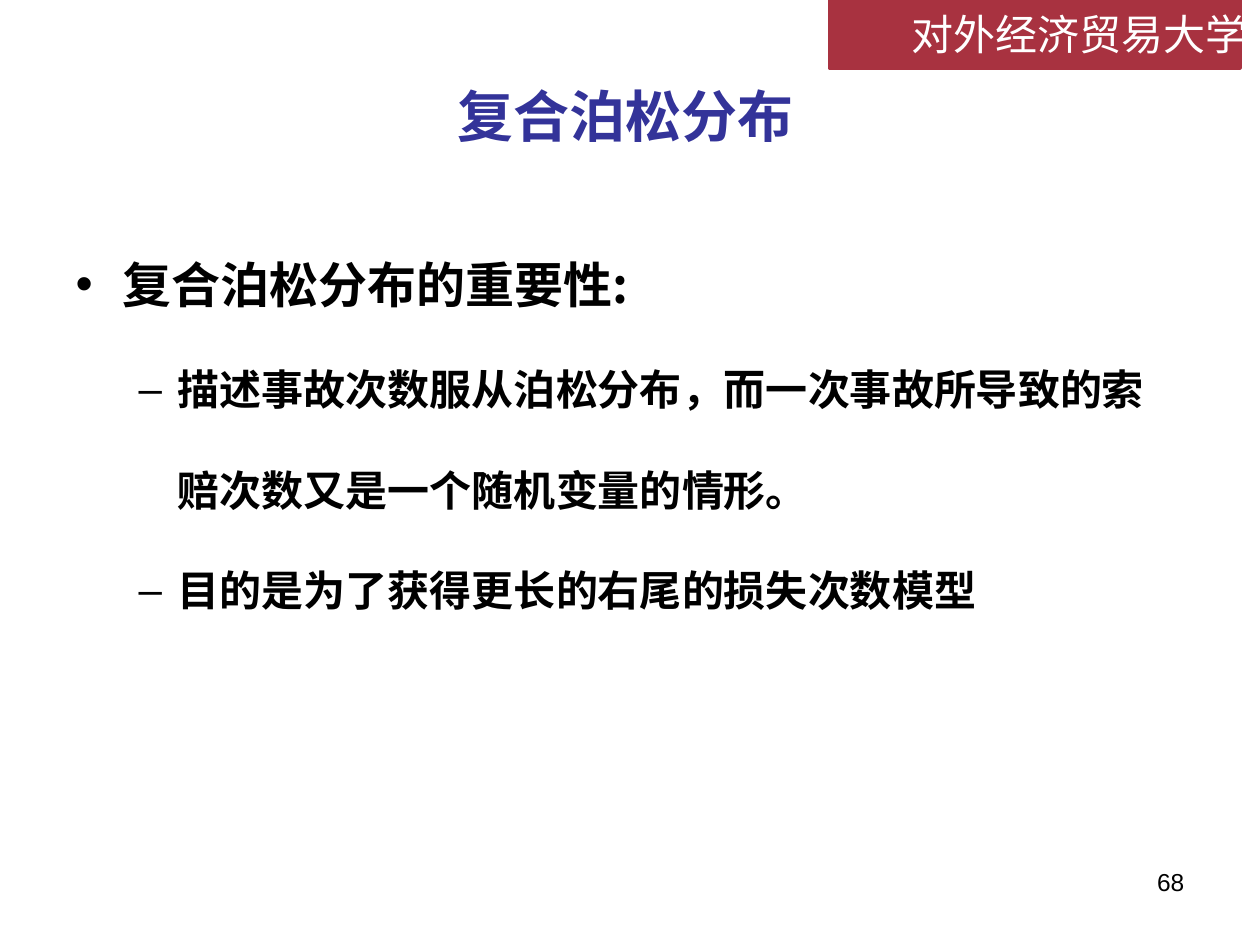
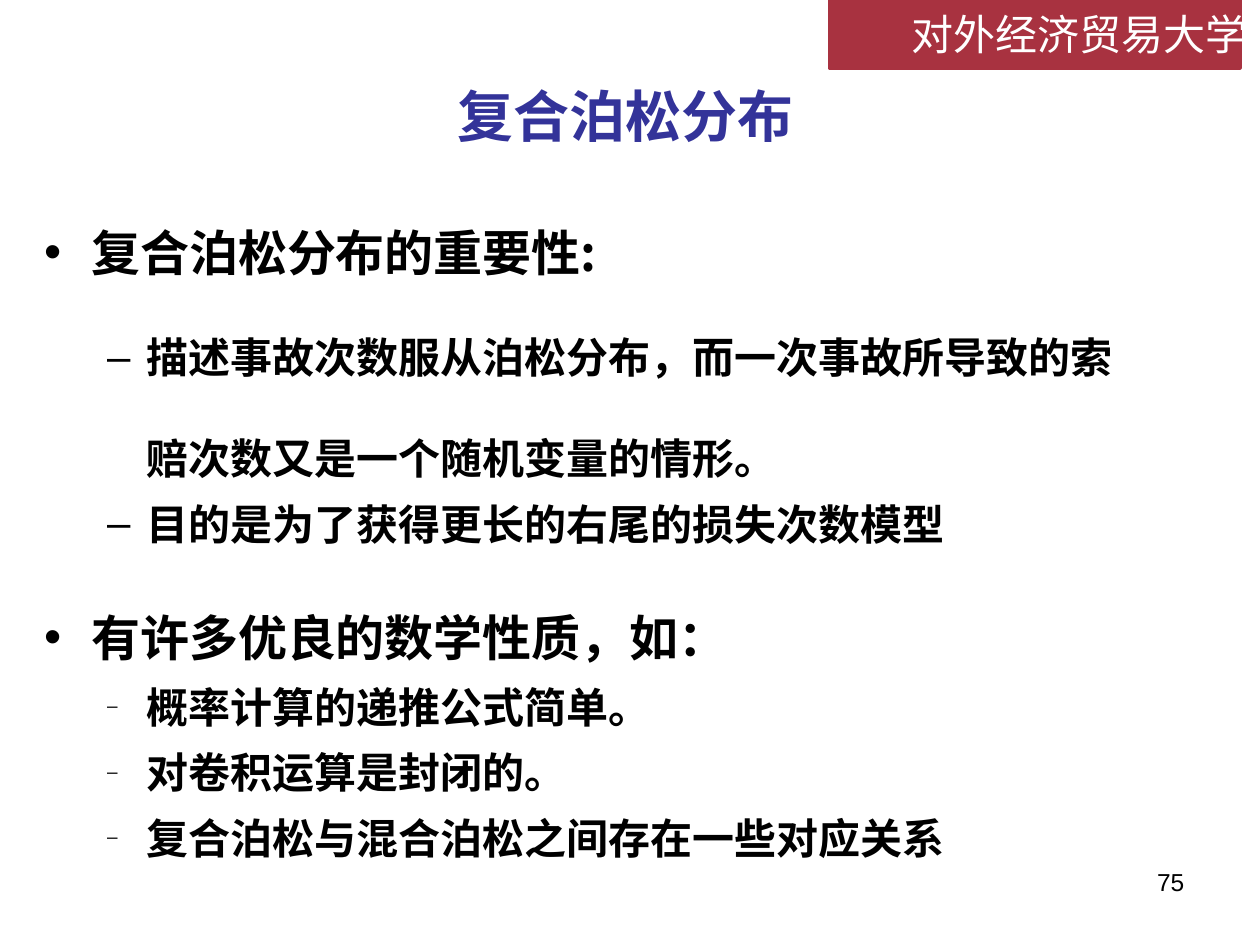
Before and after one commit to lizhengxiao/Non-life-Insurance-Actuarial-Science, a slide deck: slide 75 of Lectures/Week 4 - 损失次数模型.pptx (slide 68 before the commit). Drawn at 1260x945 pixels with LibreOffice and Linux fonts; fonts in the diff are those of the drawing; background and template pictures are left out. Boxes give left, top, right and bottom in pixels: in the first picture for what was removed or moved away, otherwise in the second. Text is boxed around its words. In the diff, an @@ line names an element or a change of style, - is before the commit and + after.

```diff
--- a/Lectures/Week 4 - 损失次数模型.pptx
+++ b/Lectures/Week 4 - 损失次数模型.pptx
@@ text "复合泊松分布的重要性:": place and size @@
-text "复合泊松分布的重要性:" at box(123, 261, 1144, 610)
+text "复合泊松分布的重要性:" at box(91, 229, 1112, 858)
@@ text at box(146, 504, 944, 544): line spacing 2 to 1.3 @@
@@ text at box(91, 614, 944, 858): paragraphs added @@
+  • 有许多优良的数学性质，如：
+  – 概率计算的递推公式简单。
+  – 对卷积运算是封闭的。
+  – 复合泊松与混合泊松之间存在一些对应关系
@@ page number at box(1157, 874, 1184, 892): text changed @@
-68
+75
```
Also in this commit, not shown: 8 other slides changed, 14 slides added, 2 slides removed.
